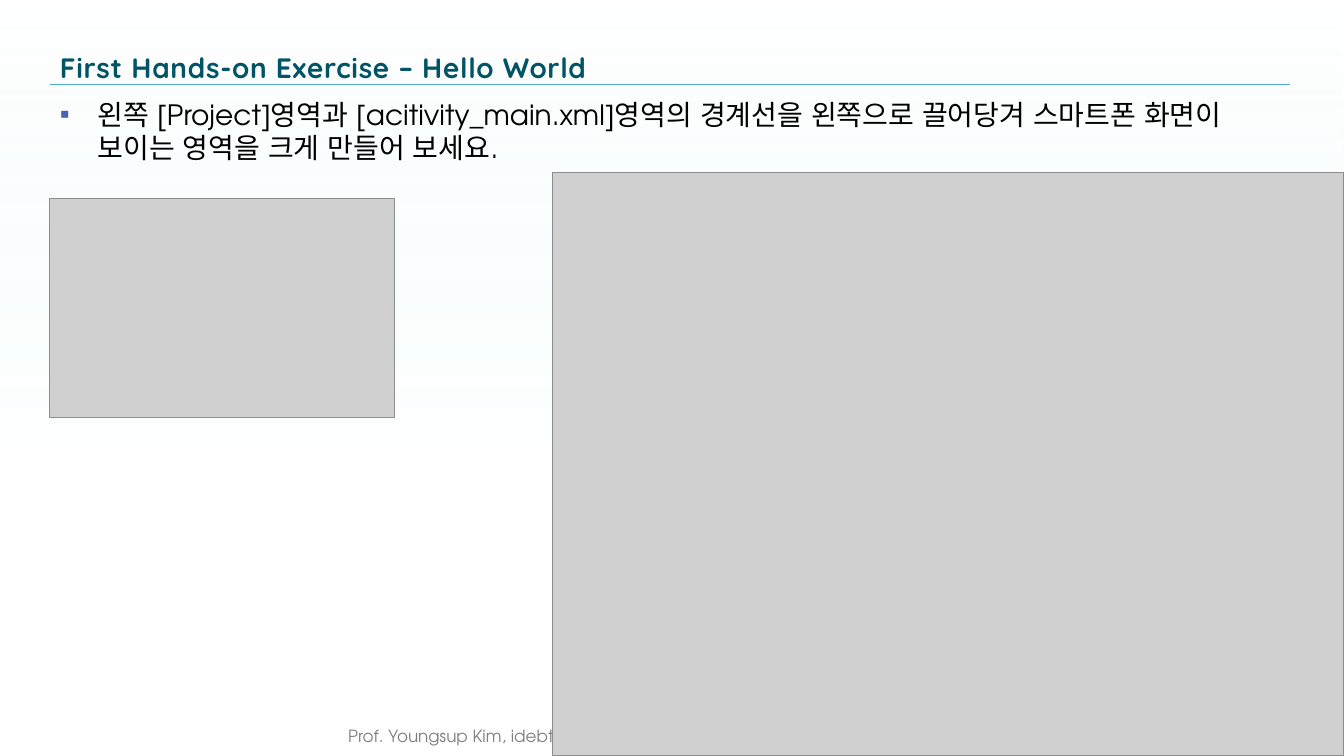
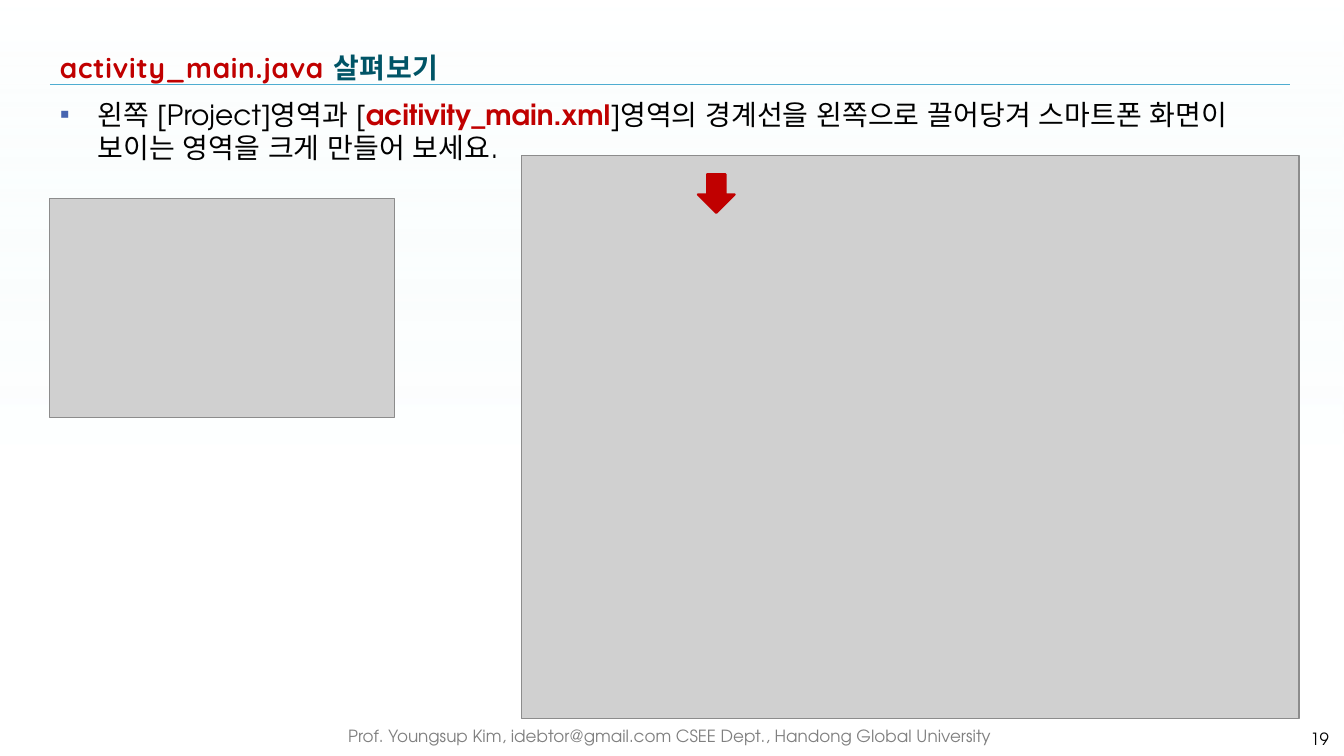
Before and after one commit to idebtor/KOICA-ML, a slide deck: slide 19 of ppt-pdf/template01.pptx. Drawn at 1344x756 pixels with LibreOffice and Linux fonts; fonts in the diff are those of the drawing; grey boxes stand for pictures; background and template pictures are left out. Boxes give left, top, right and bottom in pixels: in the first picture for what was removed or moved away, otherwise in the second. Text is boxed around its words. In the diff, an @@ line names an element or a change of style, - is before the commit and + after.

```diff
--- a/ppt-pdf/template01.pptx
+++ b/ppt-pdf/template01.pptx
@@ title at (60,54,438,85): text changed; text colour gradient #005466 to #005061 to #003E4B to #C00000 @@
-First Hands-on Exercise – Hello World
+activity_main.java 살펴보기
@@ text "왼쪽 [Project]영역과 [acitivity_main.xml]영역의 경계선을 왼쪽으로 ..." at (98,101,1227,161): text colour #000000 to #C00000, bold on in "[acitivity_main.xml]영역의" @@
@@ picture: place and size @@
-picture at (554,172,1344,756)
+picture at (521,156,1300,720)
@@ down arrow added at (698,174,735,214), fill #C00000, outline #C00000 1.5 pt @@
```
Also in this commit, not shown: 6 other slides changed, 12 slides added, 1 other file.
